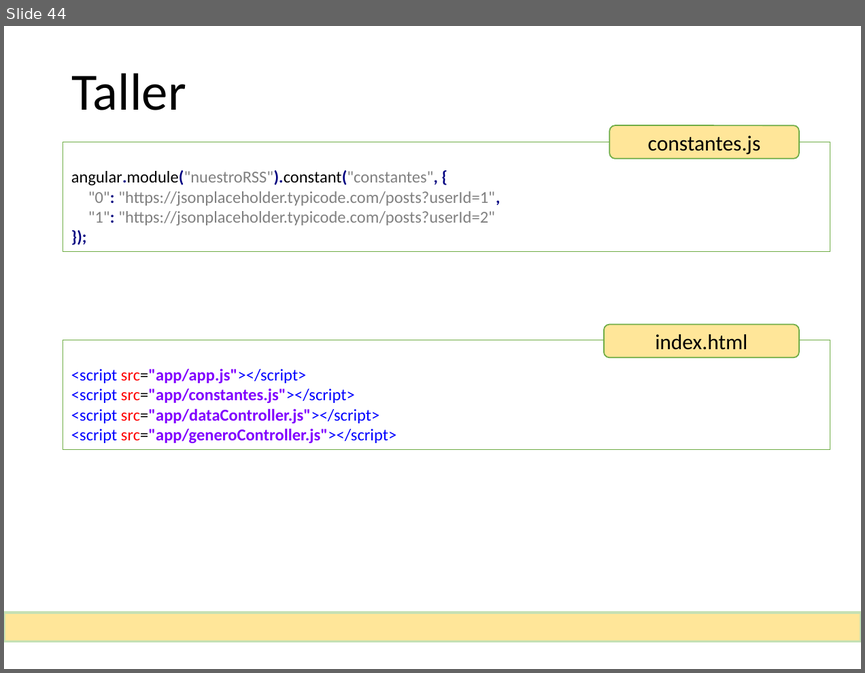
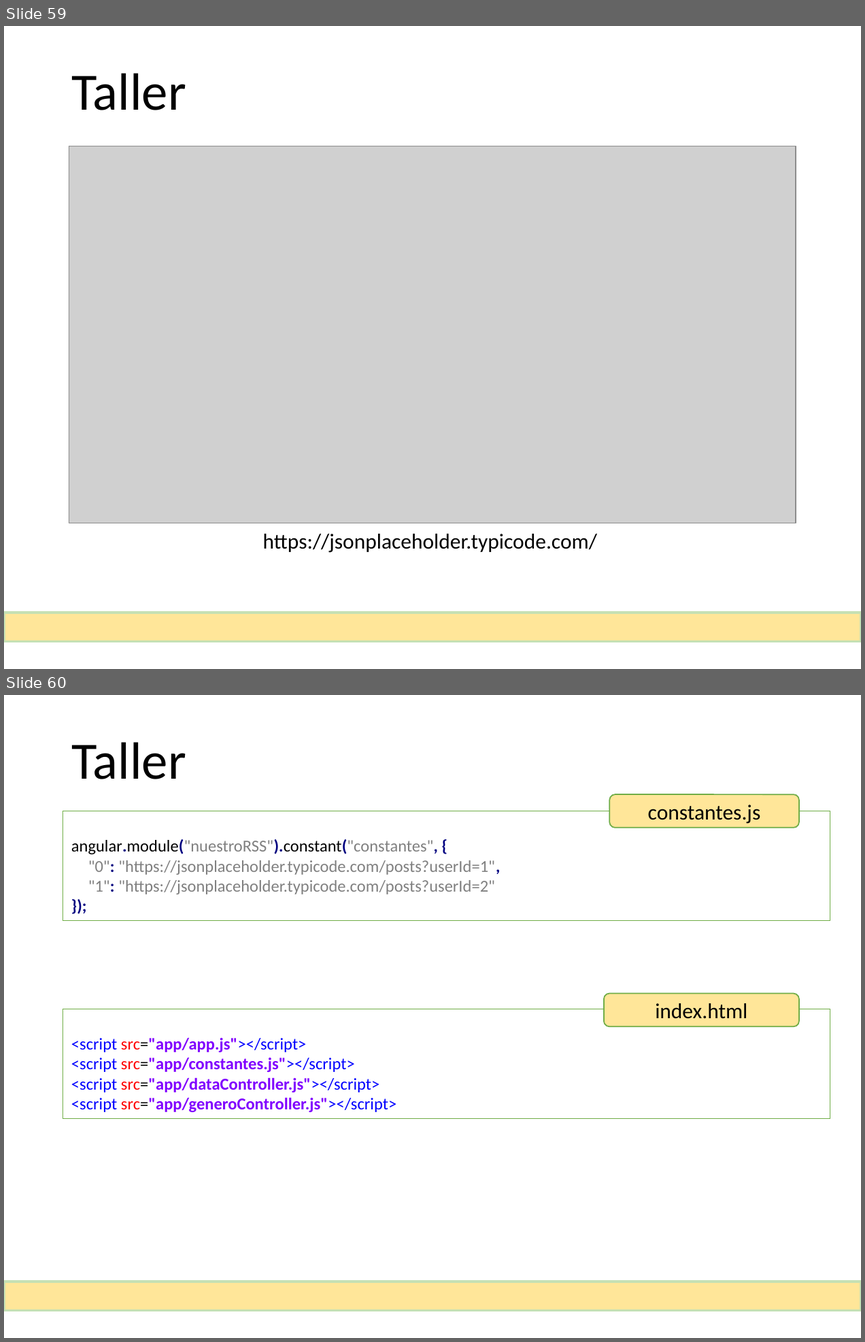
Before and after one commit to MarcosGinel/rss, a slide deck: documentacion/Taller de AngularJS.pptx. Shown one above the other, each under a label of ours: slide 44 before the commit, slides 59 and 60 after it. The pictures are 865x673 and 865x1342 pixels, drawn with LibreOffice and Linux fonts; fonts in the diff are those of the drawing; grey boxes stand for pictures. Boxes give left, top, right and bottom in pixels: in the first picture for what was removed or moved away, otherwise in the second. Text is boxed around its words. In the diff, an @@ line names an element or a change of style, - is before the commit and + after.

```diff
--- a/documentacion/Taller de AngularJS.pptx
+++ b/documentacion/Taller de AngularJS.pptx
@@ slide 59 added at <box>4,26,861,669</box>, background #FFFFFF @@
@@ title added at <box>71,73,186,110</box>, 44 pt, text #000000 @@
+Taller
@@ picture added at <box>69,146,796,523</box> @@
@@ text added at <box>263,533,597,552</box>, 18 pt, text #000000 @@
+https://jsonplaceholder.typicode.com/
@@ rectangle added at <box>4,612,860,641</box>, fill #FFE699, outline #C5E0B4 2.25 pt @@
@@ what was slide 44 is now slide 60 @@
```
Also in this commit, not shown: 7 slides changed, 20 other slides added, 3 slides removed, 2 other files.
